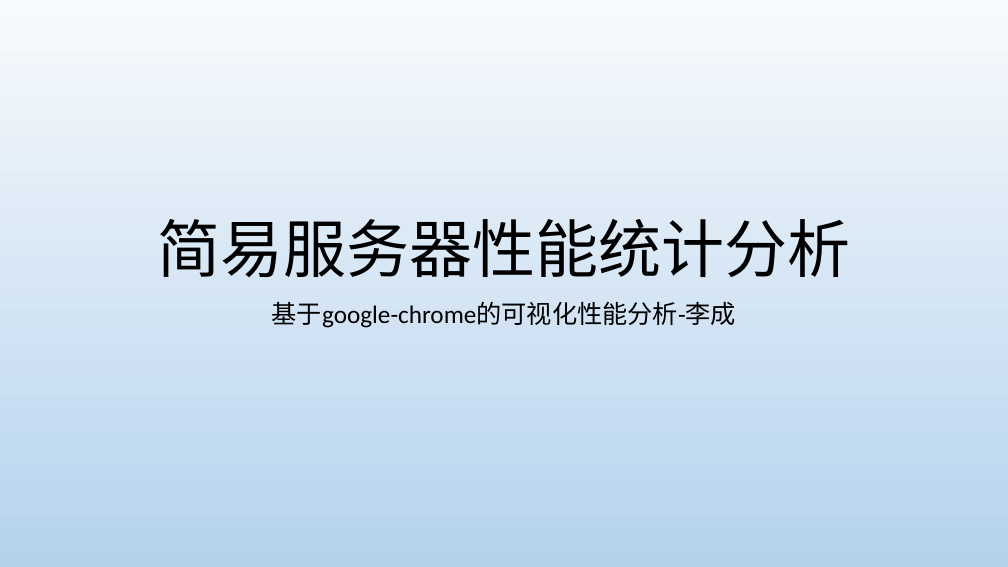
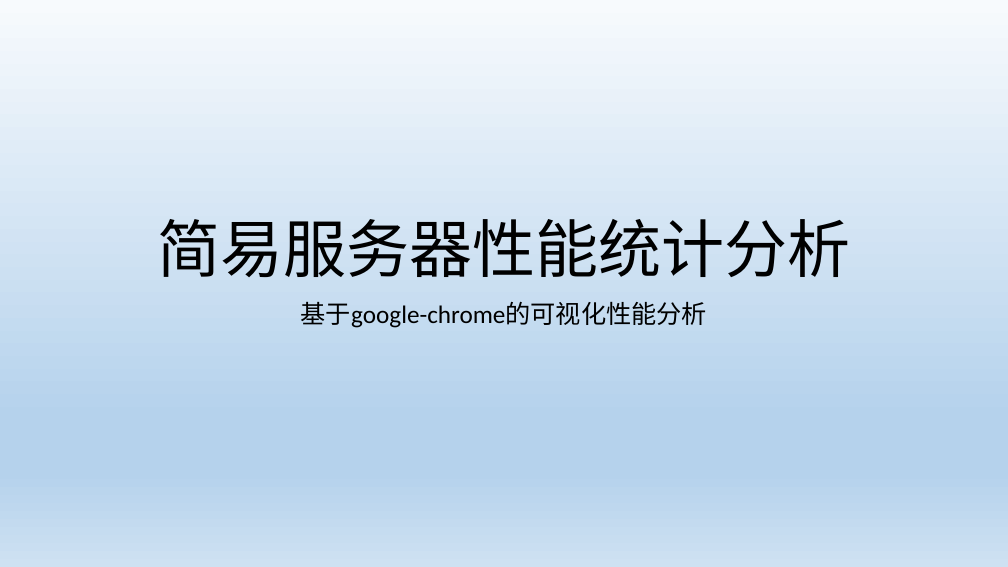
Before and after one commit to guanzhongdaoke/server-profiler, a slide deck: slide 1 of 简易服务器性能统计分析.pptx. Drawn at 1008x567 pixels with LibreOffice and Linux fonts; fonts in the diff are those of the drawing. Boxes give left, top, right and bottom in pixels: in the first picture for what was removed or moved away, otherwise in the second. Text is boxed around its words. In the diff, an @@ line names an element or a change of style, - is before the commit and + after.

```diff
--- a/简易服务器性能统计分析.pptx
+++ b/简易服务器性能统计分析.pptx
@@ background gradient #F7FAFD to #B5D2EC to gradient #F7FAFD to #B5D2EC to #CEE1F2 @@
@@ subtitle at (x1=301, y1=302, x2=707, y2=328): text changed @@
-基于google-chrome的可视化性能分析-李成
+基于google-chrome的可视化性能分析
```
Also in this commit, not shown: 20 other slides changed.
